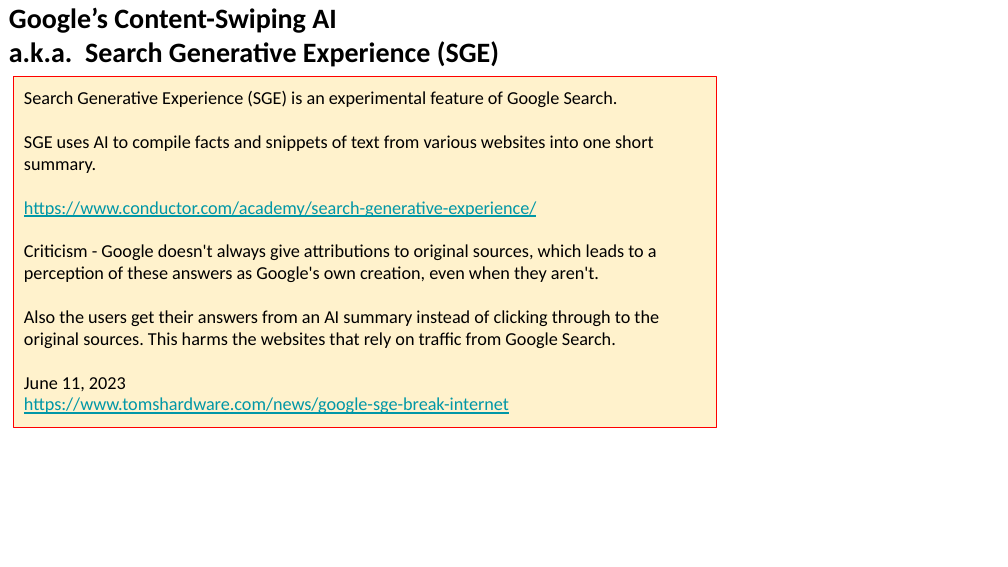
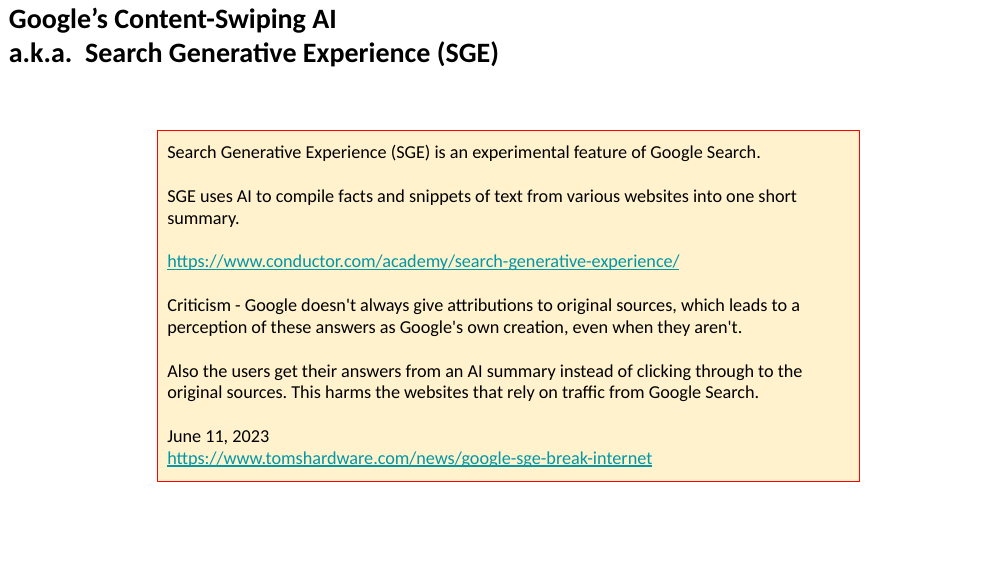
Before and after one commit to lselector/seminar, a slide deck: slide 8 of 2024/2024-03-08-AI-Updates.pptx. Drawn at 1008x567 pixels with LibreOffice and Linux fonts; fonts in the diff are those of the drawing. Boxes give left, top, right and bottom in pixels: in the first picture for what was removed or moved away, otherwise in the second. Text is boxed around its words. In the diff, an @@ line names an element or a change of style, - is before the commit and + after.

```diff
--- a/2024/2024-03-08-AI-Updates.pptx
+++ b/2024/2024-03-08-AI-Updates.pptx
@@ rectangle "Search Generative Experience (SGE) is ...": place and size @@
-rectangle "Search Generative Experience (SGE) is ..." at <box>14,77,717,427</box>
+rectangle "Search Generative Experience (SGE) is ..." at <box>157,130,860,481</box>
```
Also in this commit, not shown: 7 other slides changed.
